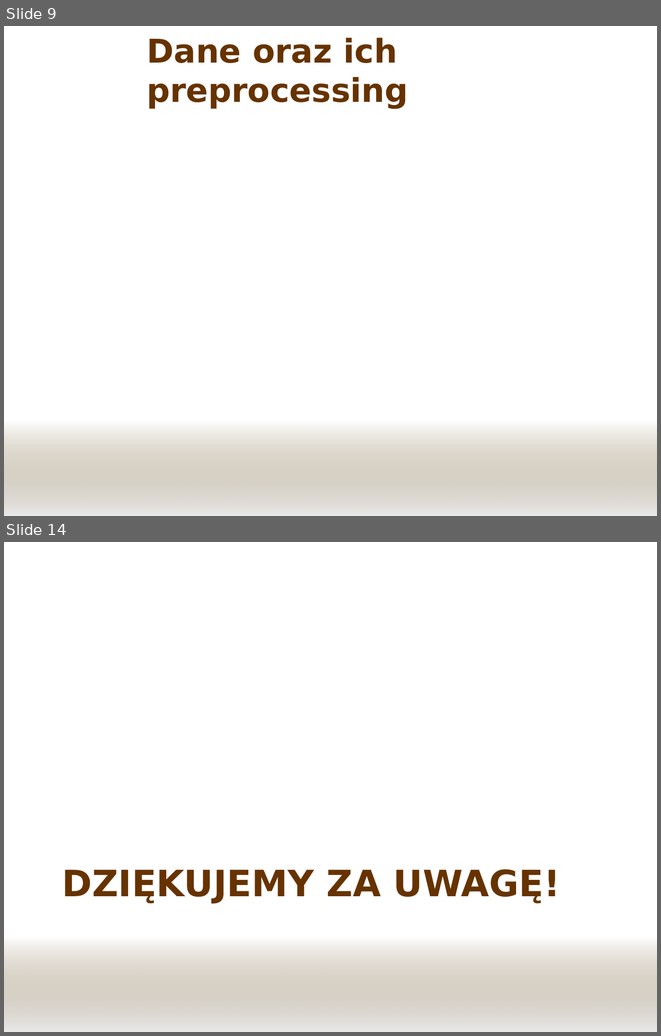
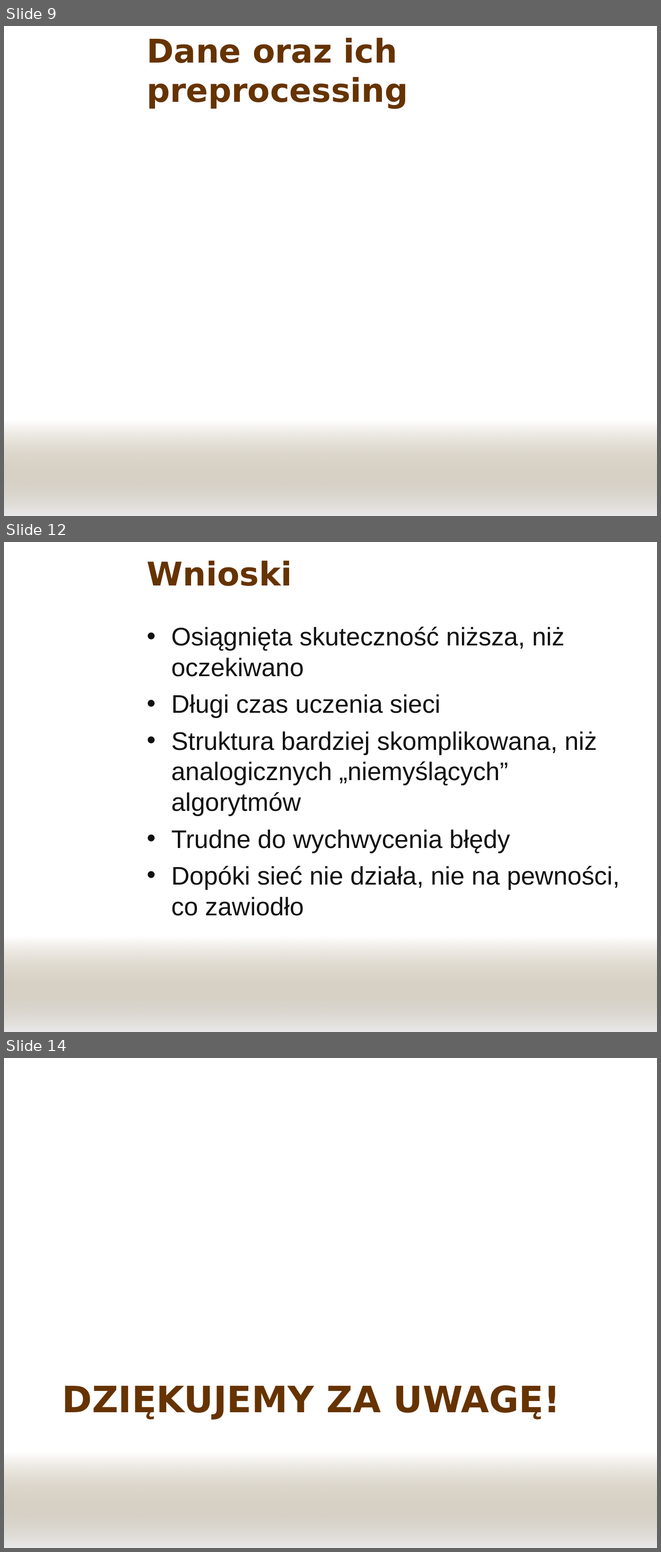
Before and after one commit to panchamk/mini08sn, a slide deck: doc/Prezentacja.ppt. Shown one above the other, each under a label of ours: slides 9 and 14 before the commit, slides 9, 12 and 14 after it; the slides between them are not shown. The pictures are 661x1036 and 661x1552 pixels, drawn with LibreOffice and Linux fonts; fonts in the diff are those of the drawing; background and template pictures are left out. Boxes give left, top, right and bottom in pixels: in the first picture for what was removed or moved away, otherwise in the second. Text is boxed around its words. In the diff, an @@ line names an element or a change of style, - is before the commit and + after.

```diff
--- a/doc/Prezentacja.ppt
+++ b/doc/Prezentacja.ppt
@@ slide 12 added at box(4, 542, 657, 1032), background picture (left out); not listed: 1 template element that a slide beside it also shows @@
@@ title added at box(147, 561, 292, 586), 36 pt, text #663300, bold @@
+Wnioski
@@ text added at box(171, 626, 620, 916), 28 pt, text #111111 @@
+• Osiągnięta skuteczność niższa, niż oczekiwano
+• Długi czas uczenia sieci
+• Struktura bardziej skomplikowana, niż analogicznych „niemyślących” algorytmów
+• Trudne do wychwycenia błędy
+• Dopóki sieć nie działa, nie na pewności, co zawiodło
```
Also in this commit, not shown: 3 other slides added, 4 slides removed.
